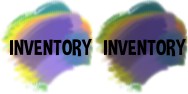
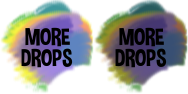
Layered file, before and after one edit (188px x 94px). Changes by layer:
renamed "INVENTORY" to "MORE ... #1", painted on it over [104, 27, 186, 68]
renamed "INVENTORY #1" to "MORE ...", painted on it over [10, 27, 92, 68]
